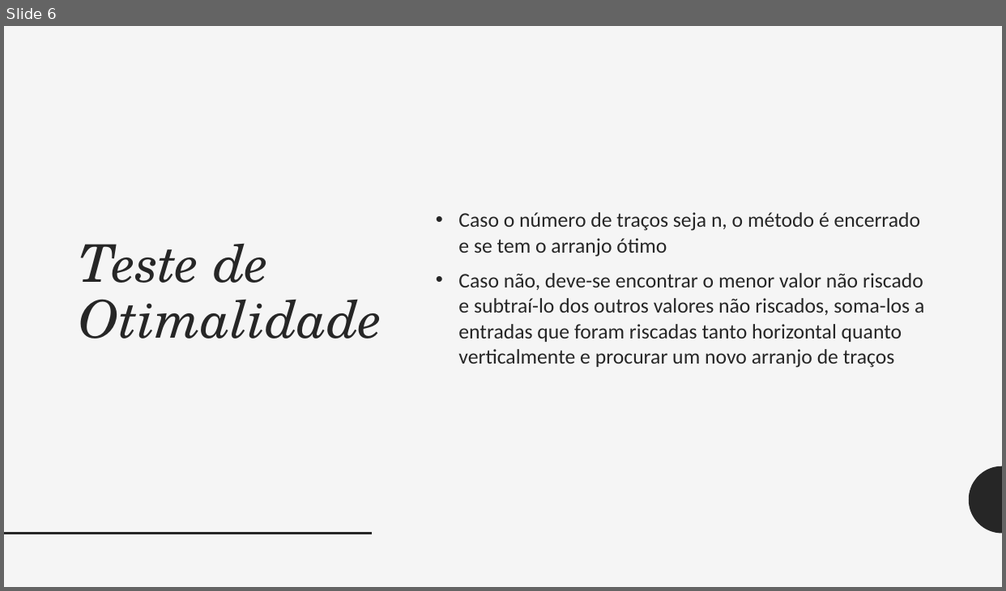
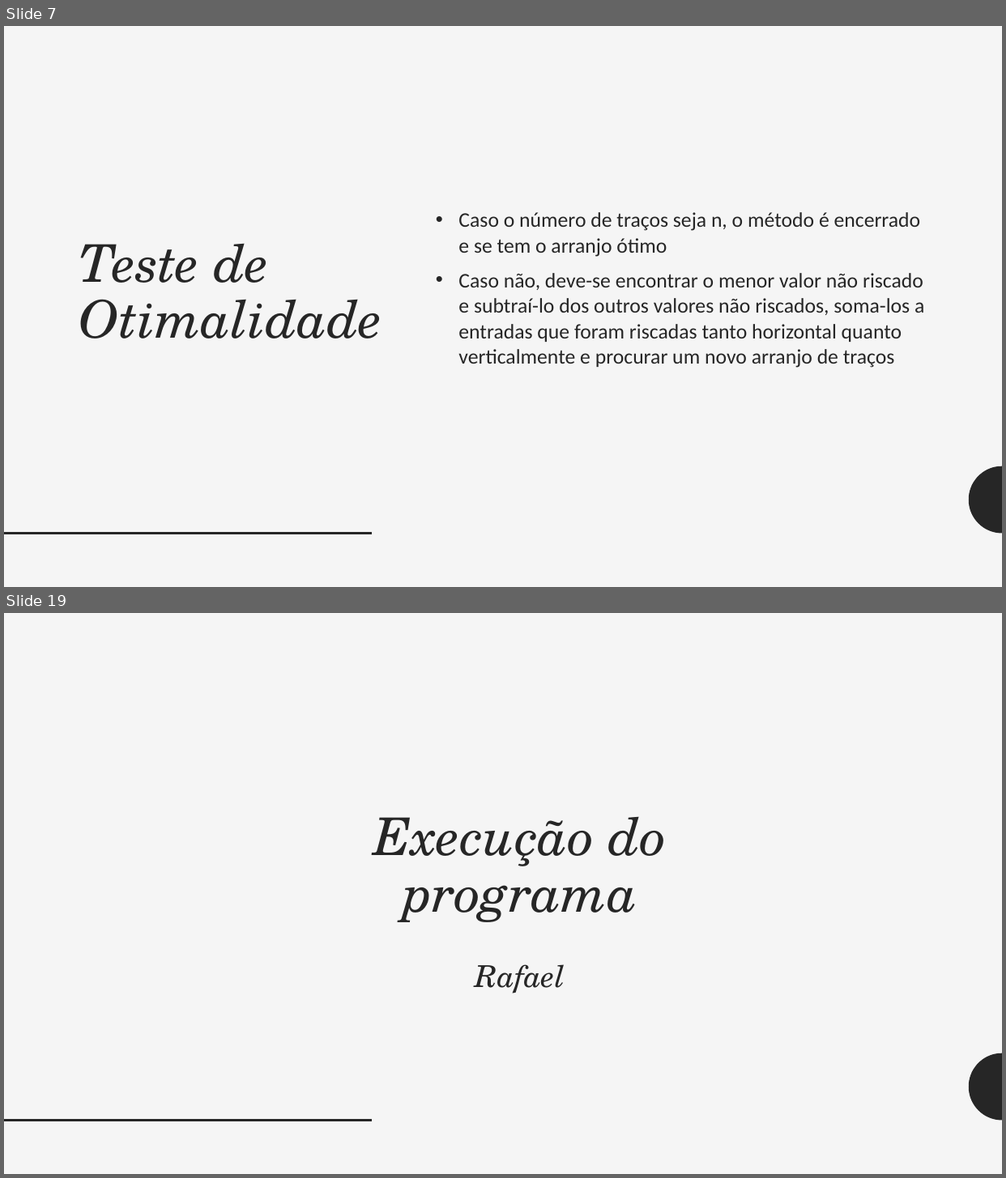
Before and after one commit to rafaelmotaalves/MetodoHungaro, a slide deck: MetodoHungaro.pptx. Shown one above the other, each under a label of ours: slide 6 before the commit, slides 7 and 19 after it; the slides between them are not shown. The pictures are 1006x591 and 1006x1178 pixels, drawn with LibreOffice and Linux fonts; fonts in the diff are those of the drawing. Boxes give left, top, right and bottom in pixels: in the first picture for what was removed or moved away, otherwise in the second. Text is boxed around its words. In the diff, an @@ line names an element or a change of style, - is before the commit and + after.

```diff
--- a/MetodoHungaro.pptx
+++ b/MetodoHungaro.pptx
@@ slide 19 added at (4,613,1002,1174), background #F5F5F5; not listed: 2 template elements that a slide beside it also shows @@
@@ title added at (373,816,666,994), 50 pt, text #262626, italic @@
+Execução do programa
+Rafael
@@ what was slide 6 is now slide 7 @@
```
Also in this commit, not shown: 2 slides changed, 12 other slides added.
